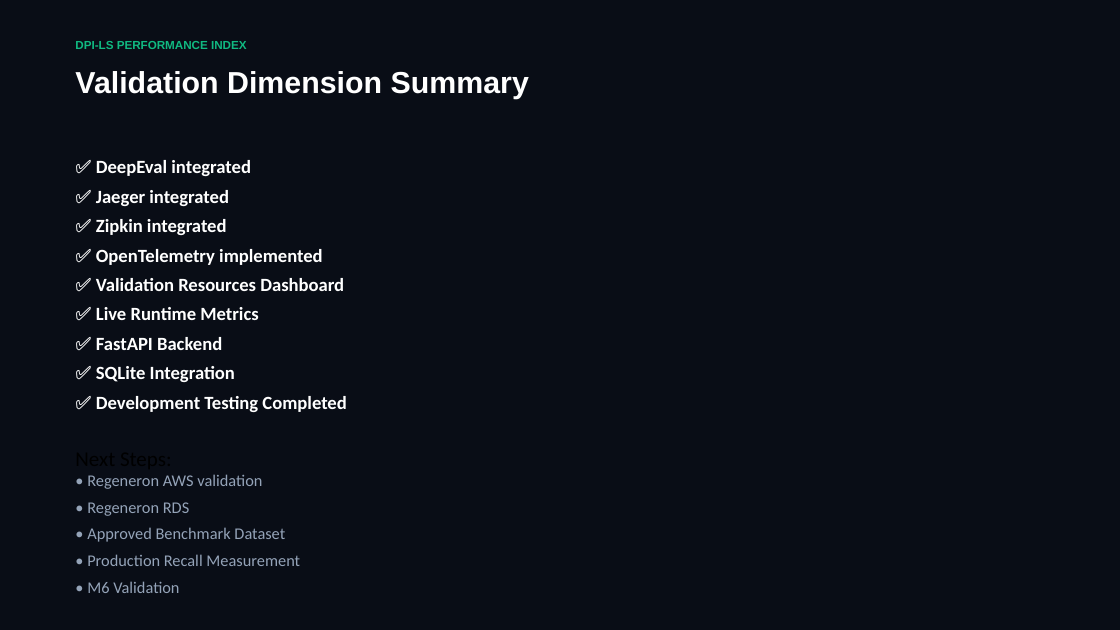
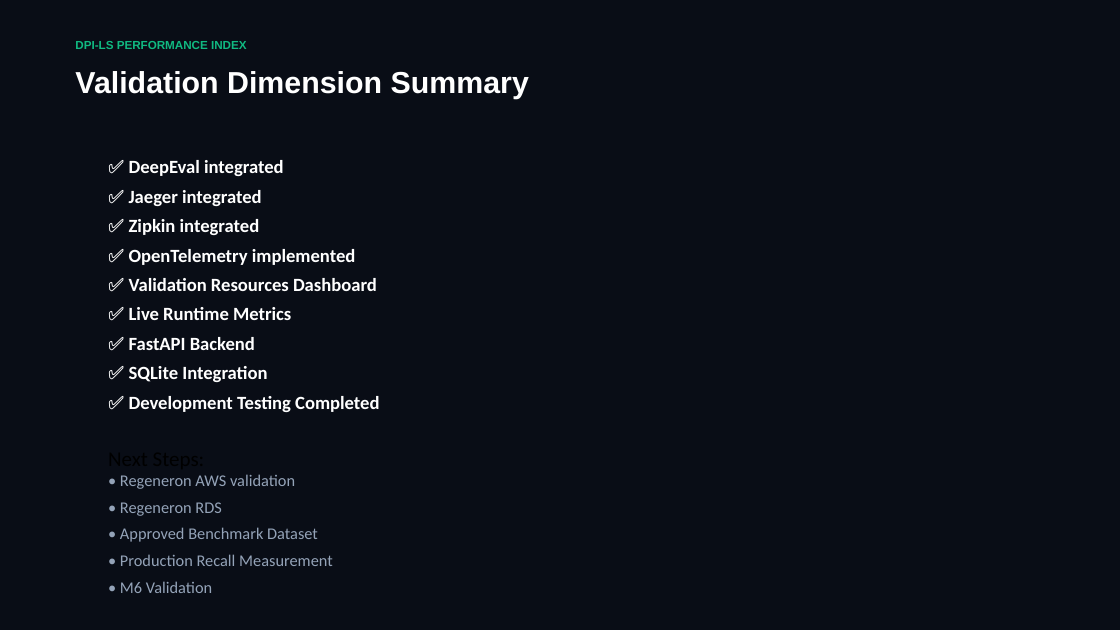
Before and after one commit to phanindraintelligenzit-afk/widget, a slide deck: slide 7 of dpi-ls-validation.pptx. Drawn at 1120x630 pixels with LibreOffice and Linux fonts; fonts in the diff are those of the drawing. Boxes give left, top, right and bottom in pixels: in the first picture for what was removed or moved away, otherwise in the second. Text is boxed around its words. In the diff, an @@ line names an element or a change of style, - is before the commit and + after.

Commit message:
chore: update verification script and save latest metrics

```diff
--- a/dpi-ls-validation.pptx
+++ b/dpi-ls-validation.pptx
@@ text "✅ DeepEval integrated": place and size @@
-text "✅ DeepEval integrated" at box(87, 160, 346, 593)
+text "✅ DeepEval integrated" at box(120, 160, 379, 593)
```
Also in this commit, not shown: 1 other slide changed, 27 other files.
